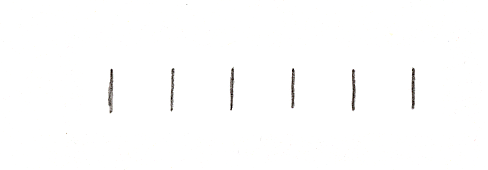
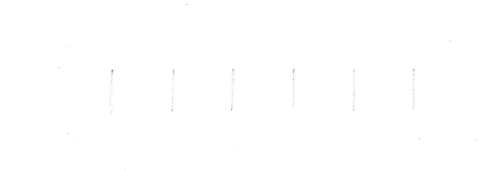
Two versions of the same layered image (488x170). Layer-by-layer changes:
added layer "BarEraClean" above "BarEraThresh" over 57, 39, 479, 149
added layer "BarEraThresh" above "BarEra" over 57, 39, 479, 149
added layer "BarEra" above "DashEraClean" over 57, 39, 479, 149
hid "BarThresh" over 65, 39, 479, 149
hid "BarScan" over 65, 39, 479, 149
showed "DashClean" over 46, 30, 479, 140
